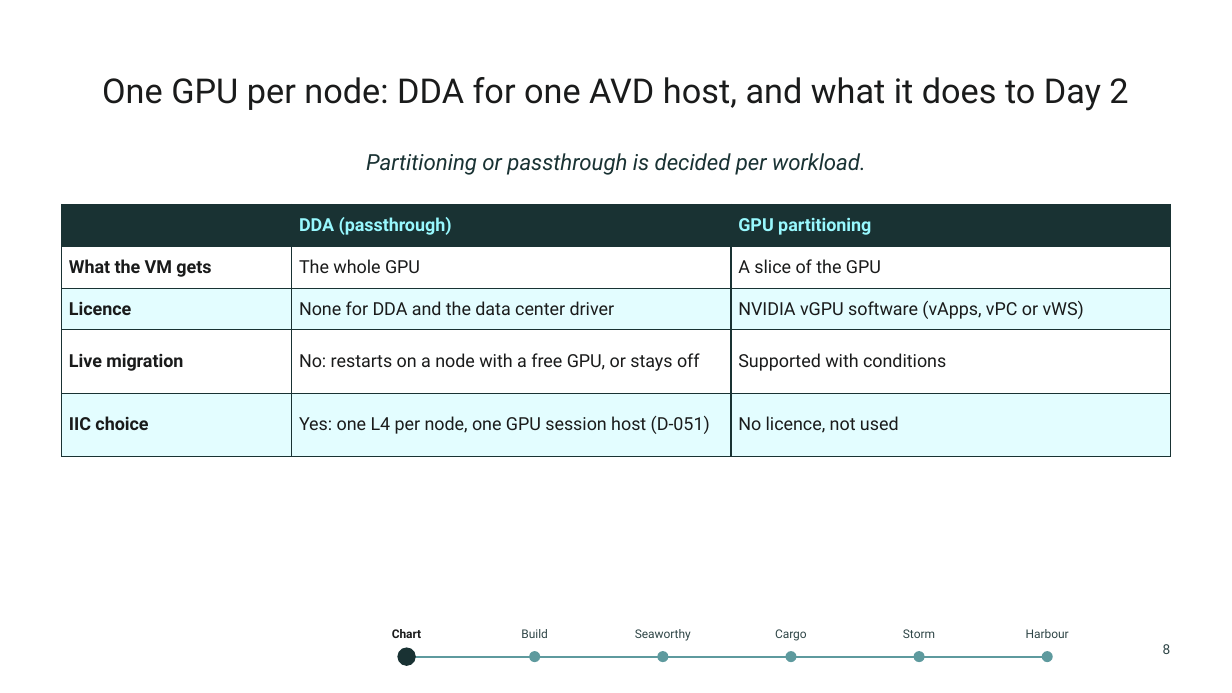
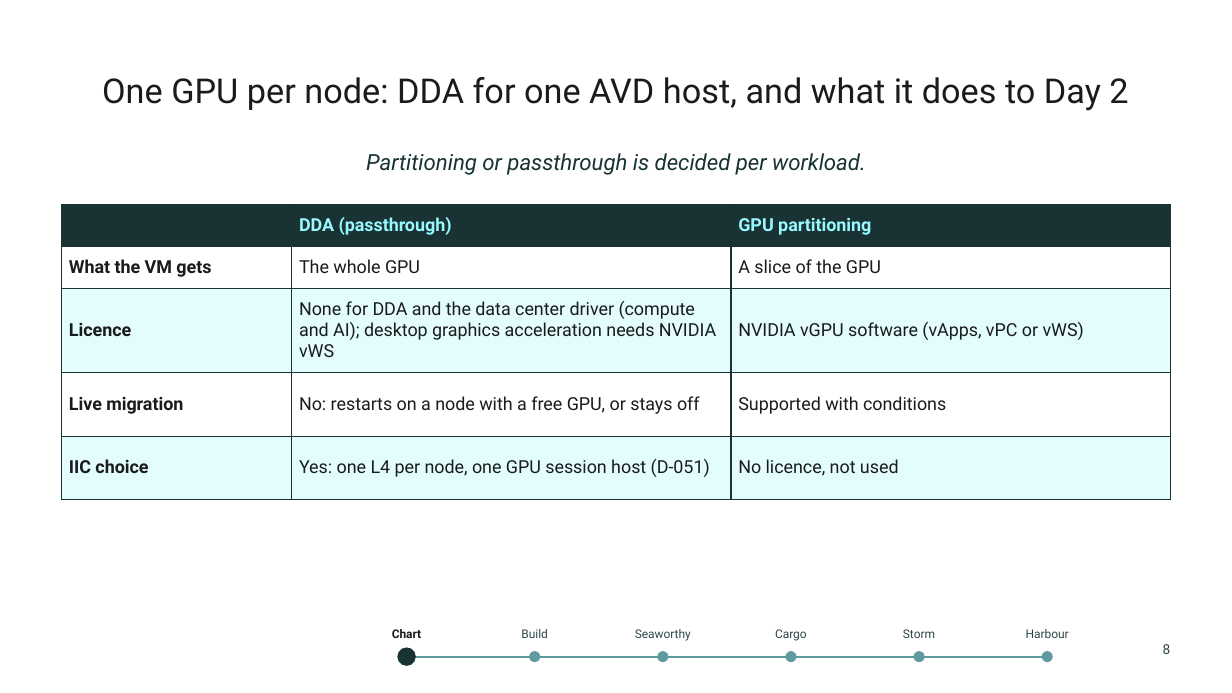
Before and after one commit to thisismydemo/nic2026_azl, a slide deck: slide 8 of presentation/Azure_Local_Discovery_to_Day2_NIC2026.pptx. Drawn at 1232x693 pixels with LibreOffice and Linux fonts; fonts in the diff are those of the drawing; background and template pictures are left out. Boxes give left, top, right and bottom in pixels: in the first picture for what was removed or moved away, otherwise in the second. Text is boxed around its words. In the diff, an @@ line names an element or a change of style, - is before the commit and + after.

```diff
--- a/presentation/Azure_Local_Discovery_to_Day2_NIC2026.pptx
+++ b/presentation/Azure_Local_Discovery_to_Day2_NIC2026.pptx
@@ table at (62,205,1172,499) @@
-row 3, column 2: None for DDA and the data center driver
+row 3, column 2: None for DDA and the data center driver (compute and AI); desktop graphics acceleration needs NVIDIA vWS
```
